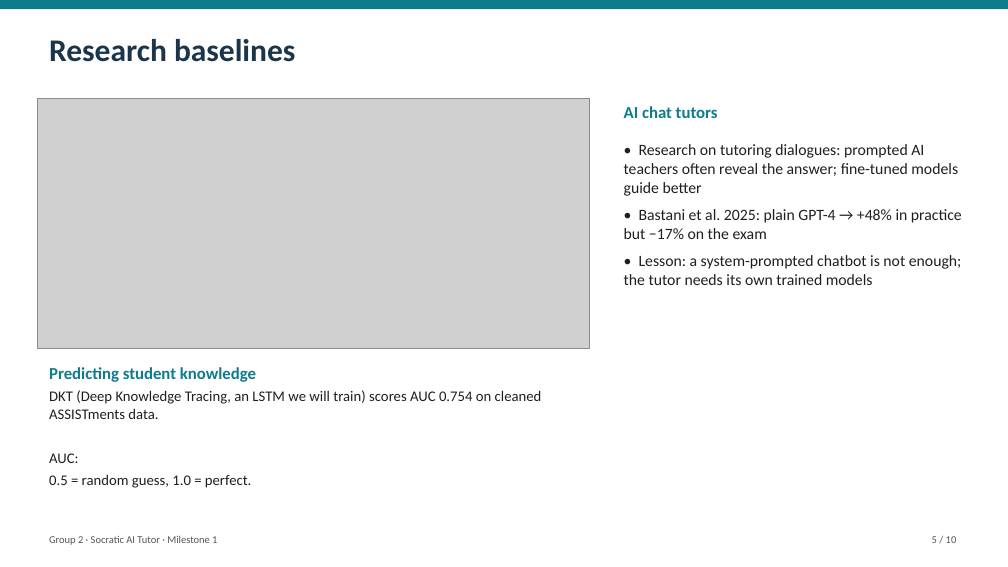
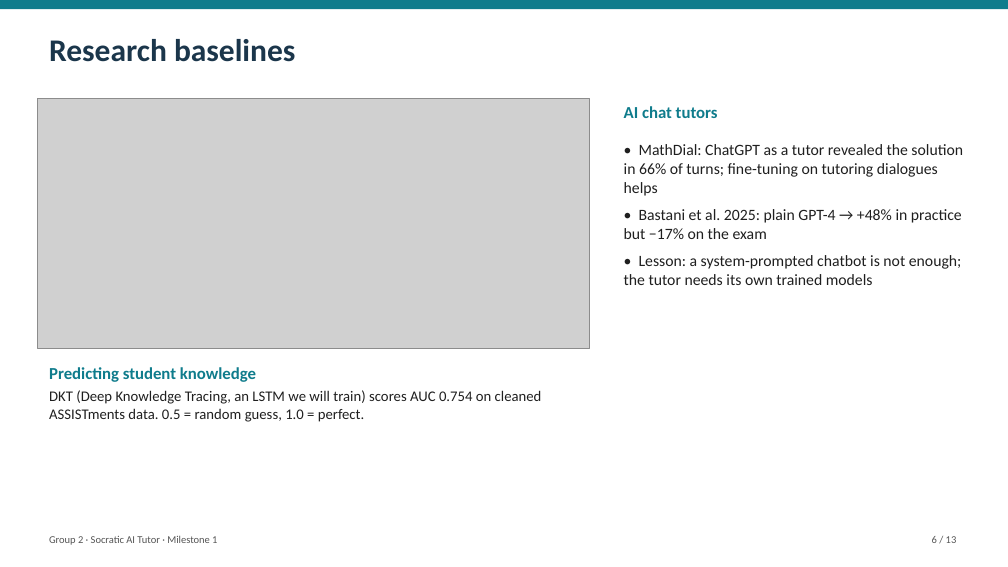
Before and after one commit to Hariomkr147/Group-2-DS-and-AI-Lab-Project, a slide deck: slide 6 of docs/milestone-1/Milestone1_Presentation.pptx (slide 5 before the commit). Drawn at 1008x567 pixels with LibreOffice and Linux fonts; fonts in the diff are those of the drawing; grey boxes stand for pictures. Boxes give left, top, right and bottom in pixels: in the first picture for what was removed or moved away, otherwise in the second. Text is boxed around its words. In the diff, an @@ line names an element or a change of style, - is before the commit and + after.

```diff
--- a/docs/milestone-1/Milestone1_Presentation.pptx
+++ b/docs/milestone-1/Milestone1_Presentation.pptx
@@ text at bbox=[624, 144, 963, 196]: text changed @@
-• Research on tutoring dialogues: prompted AI teachers often reveal the answer; fine-tuned models guide better
+• MathDial: ChatGPT as a tutor revealed the solution in 66% of turns; fine-tuning on tutoring dialogues helps
@@ text at bbox=[49, 390, 542, 422]: text changed @@
-DKT (Deep Knowledge Tracing, an LSTM we will train) scores AUC 0.754 on cleaned ASSISTments data.
-AUC:
-0.5 = random guess, 1.0 = perfect.
+DKT (Deep Knowledge Tracing, an LSTM we will train) scores AUC 0.754 on cleaned ASSISTments data. 0.5 = random guess, 1.0 = perfect.
@@ text at bbox=[932, 536, 957, 543]: text changed @@
-5 / 10
+6 / 13
```
Also in this commit, not shown: 8 other slides changed, 3 slides added, 4 other files.
